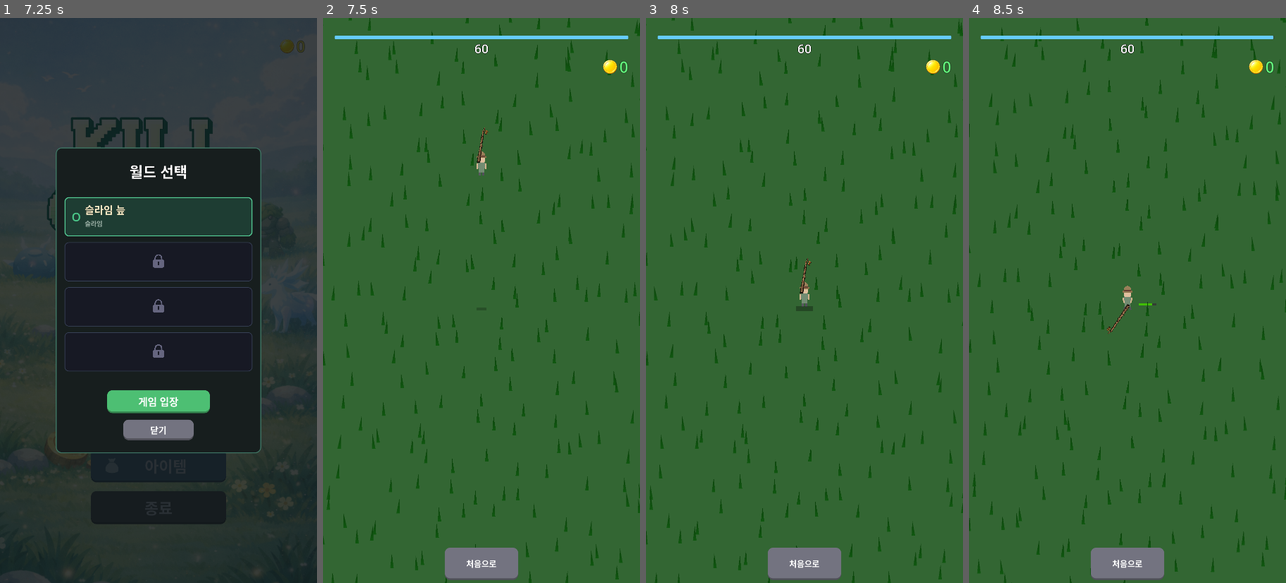
Above: before the commit, frames 1-4 (left to right).
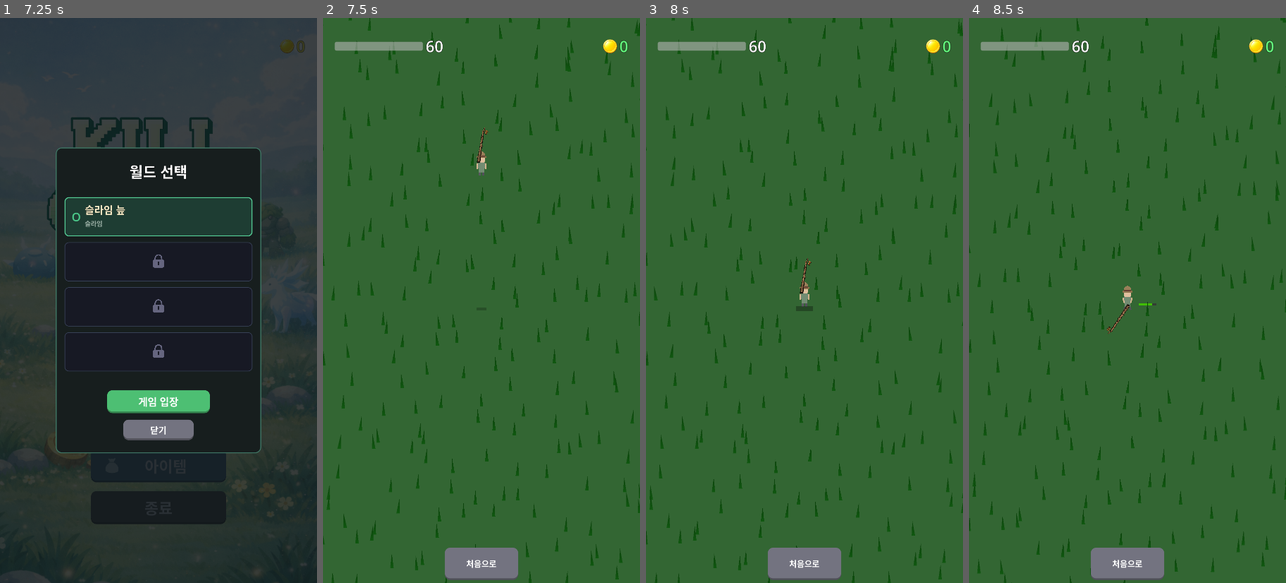
Above: after the commit, the same moments.

Repository: yellyB/game-kill_grass
Game: Godot game, scene res://scenes/ui/main_menu.tscn
Two runs of this game, one before a commit and one after it. Both use one fixed random seed, a clock stepped at 60 frames per second and the inputs below. Sound files missing from this copy of the repository are replaced by a short silence.
Inputs (mouse positions are in pixels of both pictures, inside the frame that each line leads up to):
- Up to frame 1 (7.25 s): drag from (266, 46) to (190, 176) at 0.52 s; click (158, 300) at 1.25 s; drag from (95, 328) to (142, 413) at 2.02 s; move the mouse to (190, 176) at 2.77 s; hold D (move_right) 2.78-3.5 s; drag from (142, 413) to (63, 215) at 3.52 s; move the mouse to (253, 385) at 4.27 s; hold A (move_left) 4.28-5 s; click "건너뛰기" at 5 s; tap Enter at 5.75 s; drag from (63, 215) to (110, 159) at 5.77 s; click (158, 357) at 6.5 s
- Up to frame 2 (7.5 s): click "게임 입장" at 7.25 s
- Up to frame 3 (8 s): no input
- Up to frame 4 (8.5 s): move the mouse to (1143, 300) at 8.02 s; hold S (move_down) from 8.03 s (still down); click (1143, 300) at 8.17 s

Frame 1 is identical in both runs. In frame 2, 1.3% of the frame differs, in the area x 3-97%, y 3-10%; in frame 3, 1.3%; in frame 4, 1.3%.
Error after the commit: Cannot call method 'add_theme_stylebox_override' on a null value. (res://scripts/main.gd:57)

Commit message:
Rearrange HUD layout: money top-right, timer+progress top-left
- MoneyDisplay moved to top of PaddedArea
- Timer progress bar and label grouped in HBoxContainer
- Progress bar and label vertically centered within group

Co-Authored-By: Claude Opus 4.6 <noreply@anthropic.com>

Diff:
--- a/scenes/ui/hud.tscn
+++ b/scenes/ui/hud.tscn
@@ -15,48 +15,47 @@
 offset_right = -40.0
 offset_bottom = -60.0
 
-[node name="TimerProgressBar" type="ProgressBar" parent="PaddedArea"]
-anchor_left = 0.0
-anchor_right = 1.0
-offset_bottom = 12.0
-value = 100.0
-show_percentage = false
-
-[node name="TimerLabel" type="Label" parent="PaddedArea"]
-anchors_preset = 5
-anchor_left = 0.5
-anchor_right = 0.5
-offset_left = -100.0
-offset_top = 15.0
-offset_right = 100.0
-offset_bottom = 65.0
-grow_horizontal = 2
-theme_override_colors/font_color = Color(1, 1, 1, 1)
-theme_override_colors/font_outline_color = Color(0, 0, 0, 1)
-theme_override_constants/outline_size = 4
-theme_override_font_sizes/font_size = 42
-text = "60"
-horizontal_alignment = 1
-vertical_alignment = 1
-
 [node name="MoneyDisplay" parent="PaddedArea" instance=ExtResource("2_money")]
 layout_mode = 1
 anchors_preset = 1
 anchor_left = 1.0
 anchor_right = 1.0
 offset_left = -260.0
-offset_top = 70.0
+offset_top = 0.0
 offset_right = 0.0
-offset_bottom = 120.0
+offset_bottom = 50.0
 grow_horizontal = 0
+
+[node name="TimerHBox" type="HBoxContainer" parent="PaddedArea"]
+offset_top = 0.0
+offset_right = 500.0
+offset_bottom = 50.0
+theme_override_constants/separation = 10
+alignment = 0
+
+[node name="TimerProgressBar" type="ProgressBar" parent="PaddedArea/TimerHBox"]
+layout_mode = 2
+custom_minimum_size = Vector2(300, 30)
+size_flags_vertical = 4
+value = 100.0
+show_percentage = false
+
+[node name="TimerLabel" type="Label" parent="PaddedArea/TimerHBox"]
+layout_mode = 2
+size_flags_vertical = 4
+theme_override_colors/font_color = Color(1, 1, 1, 1)
+theme_override_colors/font_outline_color = Color(0, 0, 0, 1)
+theme_override_constants/outline_size = 4
+theme_override_font_sizes/font_size = 52
+text = "60"
 
 [node name="ItemNotifContainer" type="VBoxContainer" parent="PaddedArea"]
 anchors_preset = 1
 anchor_left = 1.0
 anchor_right = 1.0
 offset_left = -310.0
-offset_top = 130.0
+offset_top = 60.0
 offset_right = 0.0
-offset_bottom = 400.0
+offset_bottom = 330.0
 grow_horizontal = 0
 theme_override_constants/separation = 6
